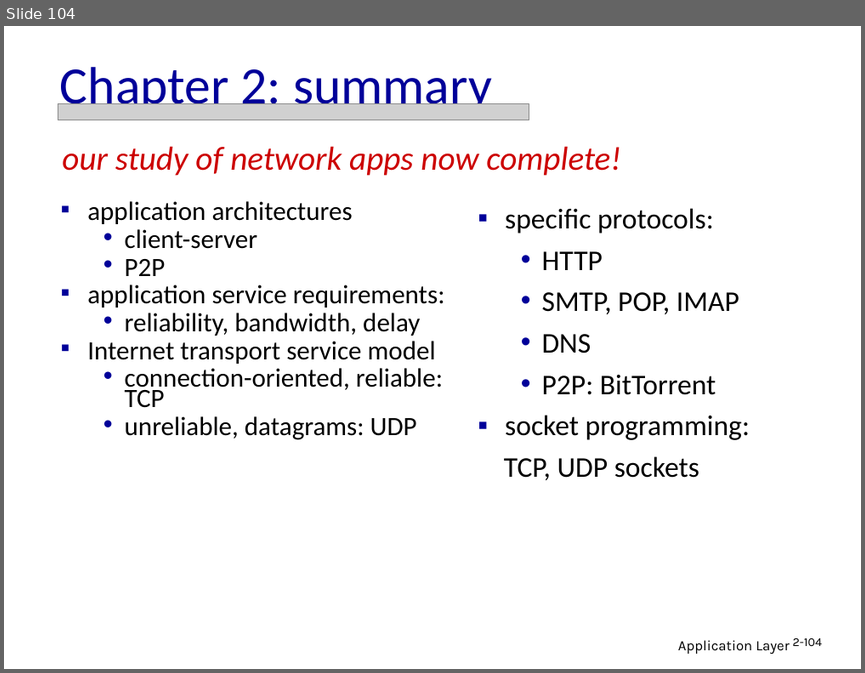
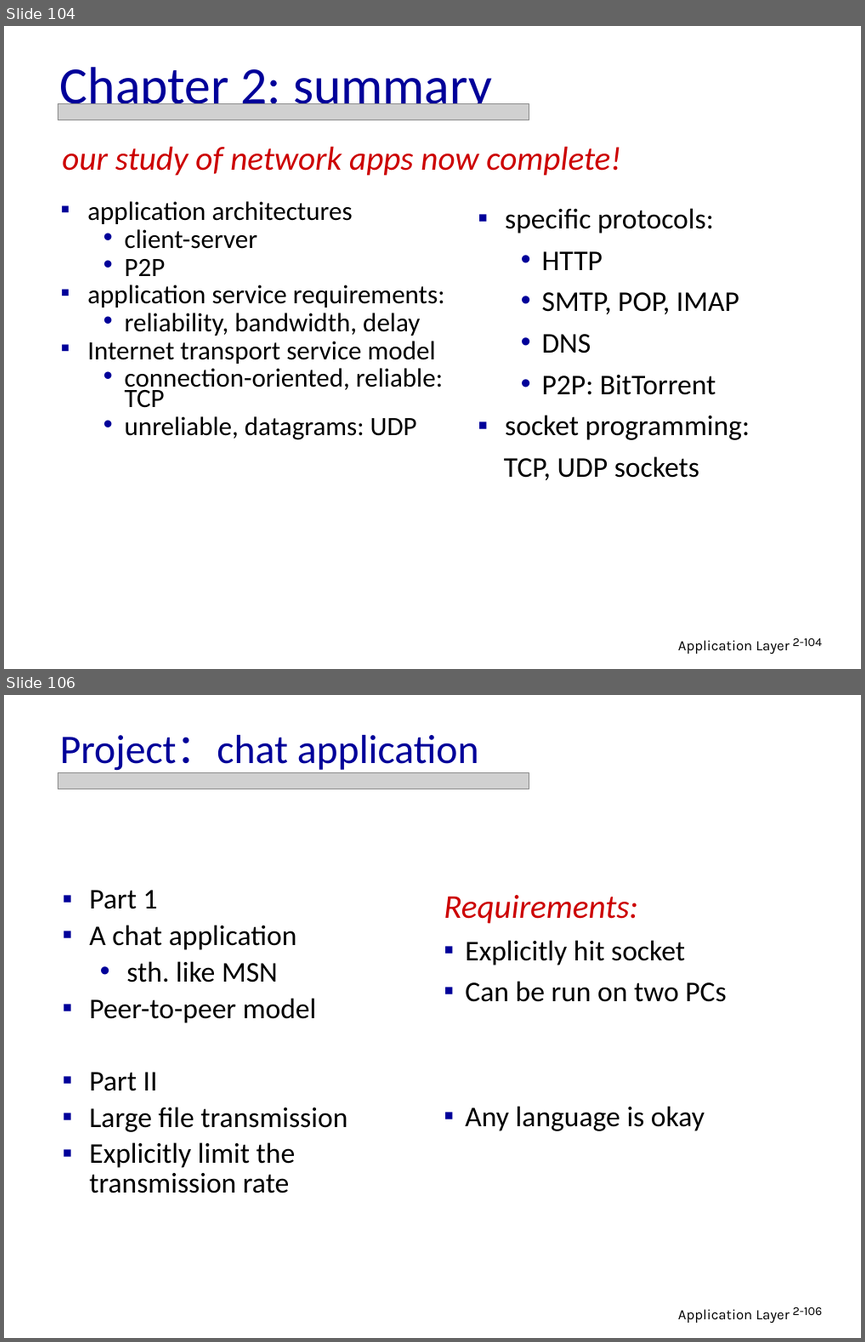
Before and after one commit to zhaoymbuffalo/CSE489-589, a slide deck: Ch2-summer-19.ppt. Shown one above the other, each under a label of ours: slide 104 before the commit, slides 104 and 106 after it; the slides between them are not shown. The pictures are 865x673 and 865x1342 pixels, drawn with LibreOffice and Linux fonts; fonts in the diff are those of the drawing; grey boxes stand for pictures. Boxes give left, top, right and bottom in pixels: in the first picture for what was removed or moved away, otherwise in the second. Text is boxed around its words. In the diff, an @@ line names an element or a change of style, - is before the commit and + after.

```diff
--- a/Ch2-summer-19.ppt
+++ b/Ch2-summer-19.ppt
@@ slide 106 added at (4, 695, 861, 1338), background #FFFFFF @@
@@ text added at (60, 735, 479, 773), 34.1 pt, text #000099 @@
+Project：chat application
@@ picture added at (58, 773, 529, 789) @@
@@ text added at (89, 890, 347, 1193), 24 pt, text #000000 @@
+▪ Part 1
+▪ A chat application
+  • sth. like MSN
+▪ Peer-to-peer model
+▪ Part II
+▪ Large file transmission
+▪ Explicitly limit the transmission rate
@@ text added at (443, 895, 726, 1131), 24 pt, text #000000 @@
+Requirements:
+▪ Explicitly hit socket
+▪ Can be run on two PCs
+▪ Any language is okay
@@ text added at (678, 1309, 789, 1322), 12 pt, text #000000 @@
+Application Layer
@@ page number added at (793, 1307, 823, 1315), 10.2 pt, text #000000 @@
+2-106
```
Also in this commit, not shown: 7 slides changed, 1 other slide added.
